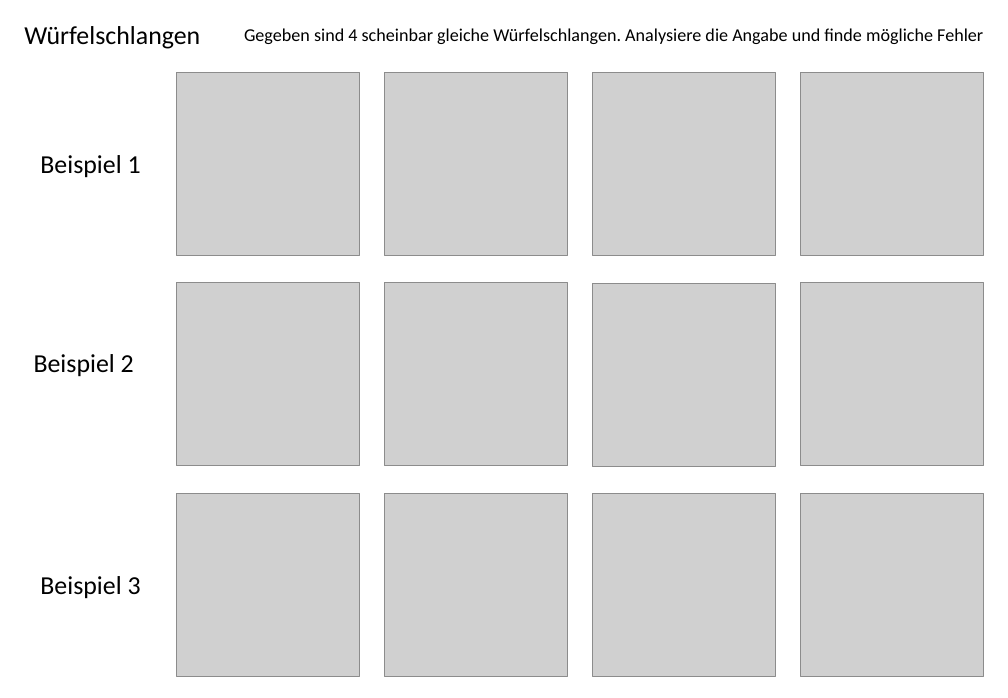
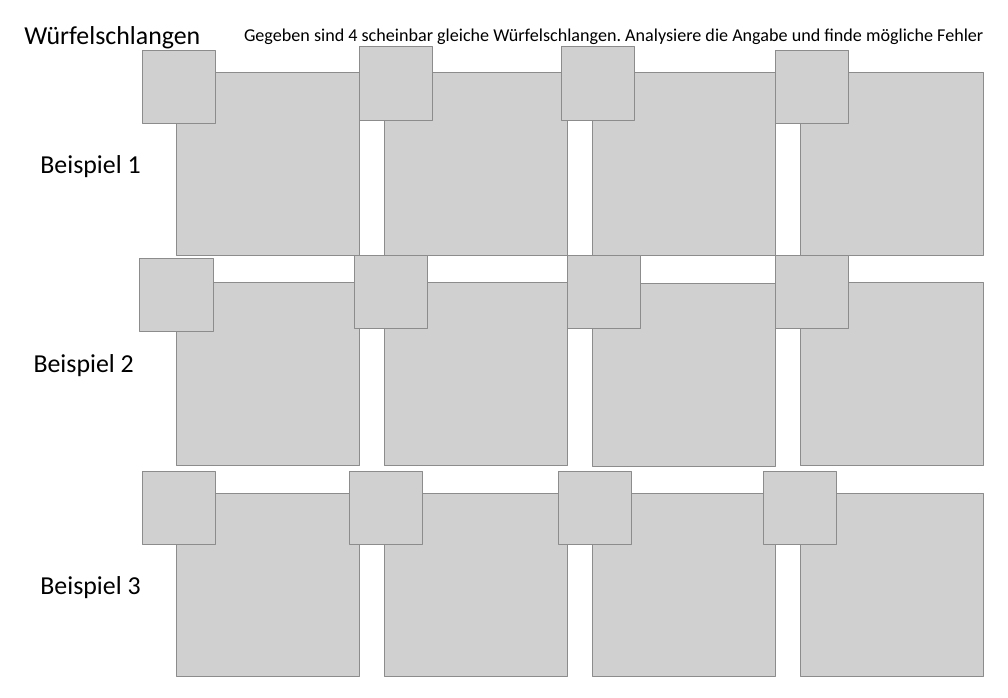
Before and after one commit to Ivvey/ARGeometry, a slide deck: slide 1 of Wurfelschlangen/Beispiele.pptx. Drawn at 1008x698 pixels with LibreOffice and Linux fonts; fonts in the diff are those of the drawing; grey boxes stand for pictures. Boxes give left, top, right and bottom in pixels: in the first picture for what was removed or moved away, otherwise in the second. Text is boxed around its words. In the diff, an @@ line names an element or a change of style, - is before the commit and + after.

```diff
--- a/Wurfelschlangen/Beispiele.pptx
+++ b/Wurfelschlangen/Beispiele.pptx
@@ picture added at (x1=142, y1=50, x2=216, y2=124) @@
@@ picture added at (x1=359, y1=47, x2=433, y2=121) @@
@@ picture added at (x1=562, y1=47, x2=636, y2=121) @@
@@ picture added at (x1=776, y1=50, x2=850, y2=124) @@
@@ picture added at (x1=140, y1=259, x2=213, y2=332) @@
@@ picture added at (x1=355, y1=255, x2=428, y2=329) @@
@@ picture added at (x1=568, y1=255, x2=641, y2=329) @@
@@ picture added at (x1=776, y1=255, x2=850, y2=329) @@
@@ picture added at (x1=142, y1=471, x2=216, y2=544) @@
@@ picture added at (x1=349, y1=471, x2=423, y2=544) @@
@@ picture added at (x1=558, y1=471, x2=632, y2=544) @@
@@ picture added at (x1=763, y1=471, x2=837, y2=544) @@
```
Also in this commit, not shown: 1 other slide changed, 25 other files.
